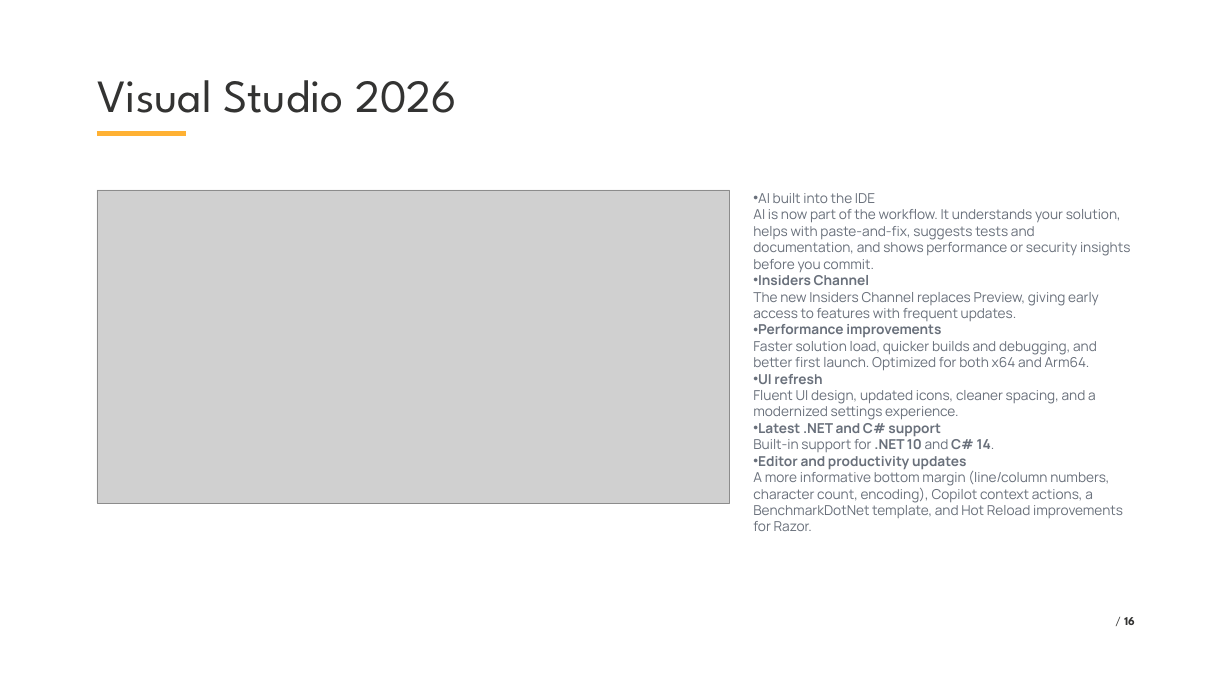
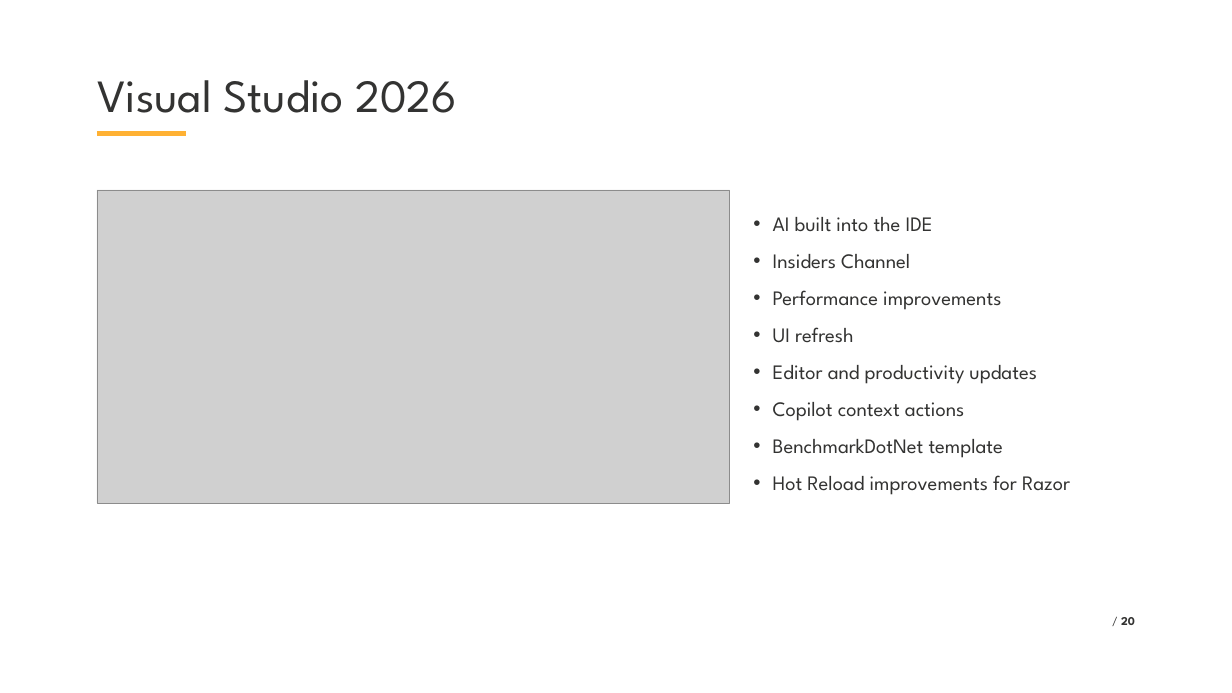
Before and after one commit to VladislavAntonyuk/AICalendar, a slide deck: slide 20 of .NET Conf 2025 - Ukraine (Eng).pptx (slide 16 before the commit). Drawn at 1232x693 pixels with LibreOffice and Linux fonts; fonts in the diff are those of the drawing; grey boxes stand for pictures; background and template pictures are left out. Boxes give left, top, right and bottom in pixels: in the first picture for what was removed or moved away, otherwise in the second. Text is boxed around its words. In the diff, an @@ line names an element or a change of style, - is before the commit and + after.

```diff
--- a/.NET Conf 2025 - Ukraine (Eng).pptx
+++ b/.NET Conf 2025 - Ukraine (Eng).pptx
@@ text "AI built into the IDE" at (x1=773, y1=217, x2=1070, y2=495): vertical alignment top to middle @@
@@ text at (x1=773, y1=217, x2=1070, y2=495): text changed; size 16 to 24 pt; font Manrope to League Spartan; text colour #69707B to #333332 @@
-• AI built into the IDE
-  AI is now part of the workflow. It understands your solution, helps with paste-and-fix, suggests tests and documentation, and shows performance or security insights before you commit.
-• Insiders Channel
-  The new Insiders Channel replaces Preview, giving early access to features with frequent updates.
-• Performance improvements
-  Faster solution load, quicker builds and debugging, and better first launch. Optimized for both x64 and Arm64.
-• UI refresh
-  Fluent UI design, updated icons, cleaner spacing, and a modernized settings experience.
-• Latest .NET and C# support
-  Built-in support for .NET 10 and C# 14.
-• Editor and productivity updates
-  A more informative bottom margin (line/column numbers, character count, encoding), Copilot context actions, a BenchmarkDotNet template, and Hot Reload improvements for Razor.
+• AI built into the IDE
+• Insiders Channel
+• Performance improvements
+• UI refresh
+• Editor and productivity updates
+• Copilot context actions
+• BenchmarkDotNet template
+• Hot Reload improvements for Razor
@@ page number at (x1=1121, y1=617, x2=1135, y2=625): text changed @@
-/ 16
+/ 20
```
Also in this commit, not shown: 10 other slides changed, 12 slides added, 3 slides removed, 43 other files.
